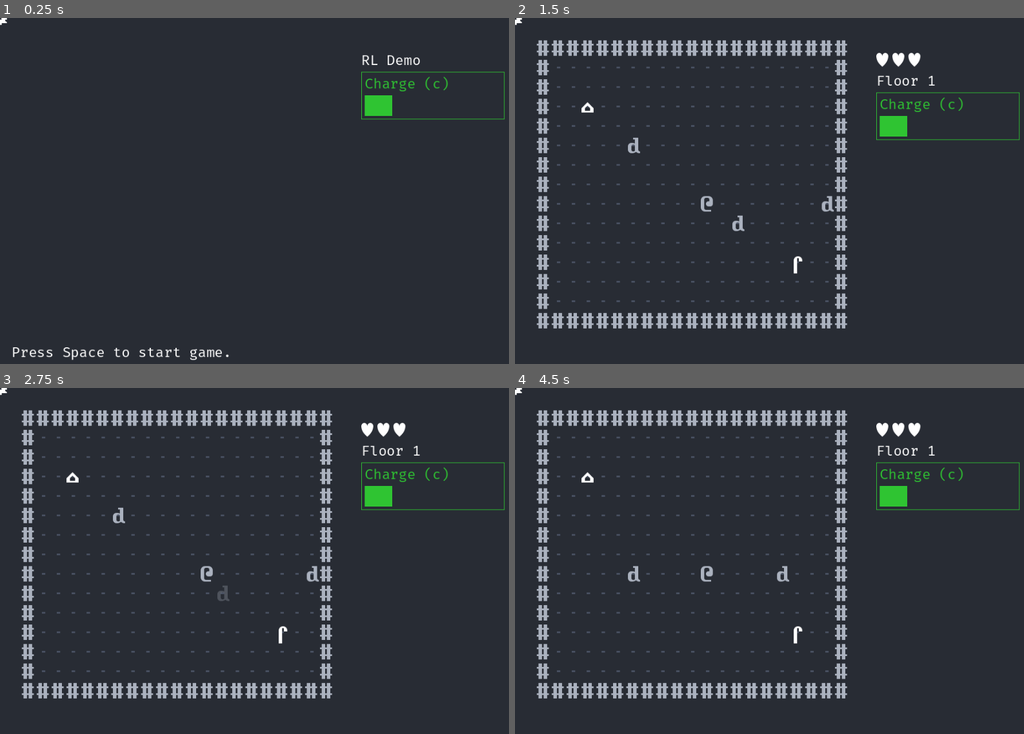
Above: before the commit, frames 1-4 (two rows, left to right).
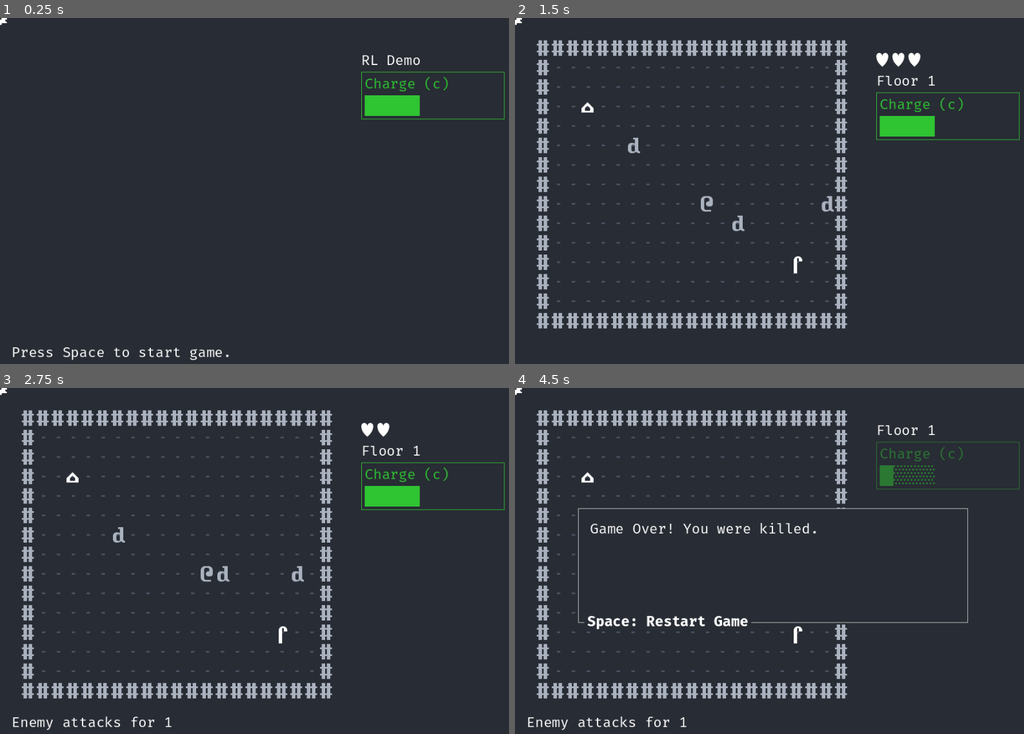
Above: after the commit, the same moments.

Repository: dave470003/froxis
Game: Godot game, scene res://scene/main/MainScene.tscn
Same seed, same stepped clock (60 frames per second), same inputs: the game is played once before the commit and once after it.
Inputs:
- Up to frame 1 (0.25 s): no input
- Up to frame 2 (1.5 s): tap Space (init_game) at 0.5, 1.25, 1.35 s; hold Right (move_right) 0.53-1.28 s; tap 3 at 0.6 s; hold Down (move_down) from 1.28 s (still down)
- Up to frame 3 (2.75 s): tap 3 at 1.55, 2.1 s; tap Enter at 2 s; release Down (move_down) at 2.03 s; hold Right (move_right) from 2.03 s (still down)
- Up to frame 4 (4.5 s): release Right (move_right) at 2.78 s; hold Up (move_up) 2.78-3.53 s; tap C at 2.85 s; tap 3 at 3.05, 3.8 s; tap Space (init_game) at 3.5 s; hold Left (move_left) from 3.53 s (still down); tap I at 3.6 s; tap Enter at 4.25 s; tap L at 4.35 s

The runs differ from the first frame. In frame 1, 0.3% of the frame differs, in the area x 77-83%, y 22-29%; in frame 2, 0.3%; in frame 3, 1.1%; in frame 4, 4.4%, in the area x 2-100%, y 10-99%.

Commit message:
Implement some skills

Diff:
--- a/library/Skill.gd
+++ b/library/Skill.gd
@@ -3,6 +3,7 @@
 const MainScene := preload("res://scene/main/MainScene.gd")
 
 var _triggerChar: int
+var _initial_cooldown: int
 var _cooldown: int
 var _cooldown_remaining: int = 0
 var _is_skill_unlocked: bool = false
@@ -23,6 +24,7 @@
 
 # Called when the node enters the scene tree for the first time.
 func _ready():
+	_cooldown = _initial_cooldown
 	_is_skill_unlocked = _is_skill_unlocked_at_start
 	if !_is_skill_unlocked:
 		visible = false
@@ -30,6 +32,7 @@
 
 func reset():
 	_cooldown_remaining = 0
+	_cooldown = _initial_cooldown
 	_is_skill_unlocked = _is_skill_unlocked_at_start
 	_is_skill_primed = false
 
@@ -112,3 +115,8 @@
 		cooldown_parent_node.add_child(empty_charge_node)
 		empty_charge_node.position = Vector2(xpos, 0)
 		xpos = xpos + 24
+
+func reduce_cooldown():
+	_cooldown = _cooldown - 1
+	if _cooldown_remaining > 0:
+		_cooldown_remaining = _cooldown_remaining - 1
--- a/library/Skills.gd
+++ b/library/Skills.gd
@@ -172,7 +172,7 @@
 	SKILL_ATTACK_2: {
 		"id": 24,
 		"key": SKILL_ATTACK_2,
-		"description": "The player deals 2 damage on attacking.",
+		"description": "The player deals two damage on attacking.",
 		"dependency": 23
 	},
 	SKILL_ATTACK_3: {
@@ -184,7 +184,7 @@
 	SKILL_TELEPORT_1: {
 		"id": 26,
 		"key": SKILL_TELEPORT_1,
-		"description": "Teleporting now deals damage to all enemies within 2 spaces of arrival",
+		"description": "Teleporting now deals damage to all enemies within two spaces of arrival",
 		"dependency": null
 	},
 	SKILL_TELEPORT_2: {
--- a/scene/gui/Charge.gd
+++ b/scene/gui/Charge.gd
@@ -2,6 +2,6 @@
 
 func _ready():
 	_triggerChar = KEY_C
-	_cooldown = 2
+	_initial_cooldown = 4
 	_is_skill_unlocked_at_start = true
 	super()
--- a/scene/gui/Invisibility.gd
+++ b/scene/gui/Invisibility.gd
@@ -2,5 +2,5 @@
 
 func _ready():
 	_triggerChar = KEY_I
-	_cooldown = 8
+	_initial_cooldown = 8
 	super()
--- a/scene/gui/Popup.tscn
+++ b/scene/gui/Popup.tscn
@@ -11,7 +11,7 @@
 border_width_bottom = 1
 
 [node name="Popup" type="PanelContainer"]
-custom_minimum_size = Vector2(480, 200)
+custom_minimum_size = Vector2(680, 200)
 size_flags_horizontal = 4
 size_flags_vertical = 4
 theme_override_styles/panel = SubResource("StyleBoxFlat_bgjln")
--- a/scene/gui/Shuriken.gd
+++ b/scene/gui/Shuriken.gd
@@ -2,5 +2,5 @@
 
 func _ready():
 	_triggerChar = KEY_S
-	_cooldown = 4
+	_initial_cooldown = 7
 	super()
--- a/scene/gui/Trap.gd
+++ b/scene/gui/Trap.gd
@@ -2,5 +2,5 @@
 
 func _ready():
 	_triggerChar = KEY_L
-	_cooldown = 4
+	_initial_cooldown = 6
 	super()
--- a/scene/main/DungeonBoard.gd
+++ b/scene/main/DungeonBoard.gd
@@ -91,9 +91,9 @@
 		x: int, y: int) -> void:
 	_sprite_dict[group_name][x][y] = null
 
-func _get_closest_enemy(x, y):
+func _get_closest_enemy_in_range(x, y, range):
 	var enemy = null
-	var dist = 3;
+	var dist = range;
 	for i in range(0, _new_DungeonSize.MAX_X):
 		for j in range(0, _new_DungeonSize.MAX_Y):
 			if _sprite_dict[_new_GroupName.DWARF][i][j] is Sprite2D:
--- a/scene/main/MainScene.gd
+++ b/scene/main/MainScene.gd
@@ -125,6 +125,11 @@
 		PC
 	],
 	[
+		"turn_visible", "_on_PCAttack_turn_visible",
+		PC_ATTACK,
+		PC
+	],
+	[
 		"visit_shrine", "_on_PCMove_visit_shrine",
 		PC_MOVE,
 		MAIN_SCENE
@@ -141,6 +146,11 @@
 	],
 	[
 		"learn_invisibility", "_on_Shop_learn_invisibility",
+		SHOP,
+		SIDEBAR
+	],
+	[
+		"reduce_skill_cooldown", "_on_Shop_reduce_skill_cooldown",
 		SHOP,
 		SIDEBAR
 	],
@@ -180,15 +190,16 @@
 	[
 		"_ref_Shop",
 		SHOP,
-		MAIN_SCENE,
+		MAIN_SCENE, PC_MOVE, PC_ATTACK
 	],
 ]
 
 const Shop := preload("res://scene/main/Shop.gd")
 
 @onready var popup := preload("res://scene/gui/Popup.tscn") as PackedScene
+
+var _new_Skills := preload("res://library/Skills.gd").new()
 var _game_paused = false
-
 var _ref_Shop: Shop
 
 # Called every frame. 'delta' is the elapsed time since the previous frame.
@@ -232,12 +243,12 @@
 	var gui_node = get_node("MainGUI")
 	var available_boons = _ref_Shop._available_skills.slice(0, 3)
 	gui_node.add_child(popup_node)
-	popup_node.setup(
-		"You come across a mysterious shrine.
+	var initial_text = "You come across a mysterious shrine.
 		It grants you one of the following boons:
 		1: {0}
-		2: {1}".format([available_boons[0].description, available_boons[1].description]),
-		[
+		2: {1}"
+	var format_array = [available_boons[0].description, available_boons[1].description]
+	var options = [
 			[
 				KEY_1,
 				"1: Option 1",
@@ -251,7 +262,17 @@
 				[available_boons[1].key]
 			]
 		]
-	)
+	if _ref_Shop.has_skill(_new_Skills.SKILL_GET_AMULET):
+		initial_text = initial_text + "
+		3: {2}"
+		format_array.append(available_boons[2].description)
+		options.append([
+			KEY_3,
+			"3: Option 3",
+			Callable(self, "purchase_skill"),
+			[available_boons[2].key]
+		])
+	popup_node.setup(initial_text.format(format_array), options)
 
 func purchase_skill(skill_name: String):
 	_ref_Shop.purchase_skill(skill_name)
--- a/scene/main/PCAttack.gd
+++ b/scene/main/PCAttack.gd
@@ -3,13 +3,17 @@
 const DungeonBoard := preload("res://scene/main/DungeonBoard.gd")
 const RemoveObject := preload("res://scene/main/RemoveObject.gd")
 const Schedule := preload("res://scene/main/Schedule.gd")
+const Shop := preload("res://scene/main/Shop.gd")
 
 var _new_Colours := preload("res://library/Colours.gd").new()
+var _new_Skills := preload("res://library/Skills.gd").new()
 var _ref_DungeonBoard: DungeonBoard
 var _ref_RemoveObject: RemoveObject
 var _ref_Schedule: Schedule
+var _ref_Shop: Shop
 
 signal pc_attacked
+signal turn_visible
 
 # Called when the node enters the scene tree for the first time.
 func _ready():
@@ -26,6 +30,10 @@
 	var sprite = _ref_DungeonBoard.get_sprite(group_name, x, y)
 	await _animate_sprite_injury(sprite)
 	await _ref_RemoveObject.remove(group_name, x, y)
+	if !_ref_Shop.has_skill(_new_Skills.SKILL_INVISIBILITY_4):
+		var _pc = _ref_Schedule.get_pc()
+		#remove bad code
+		_pc._on_PCAttack_turn_visible()
 	pc_attacked.emit("You killed the dwarf.")
 
 func _animate_sprite_injury(sprite: Sprite2D):
--- a/scene/main/PCMove.gd
+++ b/scene/main/PCMove.gd
@@ -4,6 +4,7 @@
 const DungeonBoard := preload("res://scene/main/DungeonBoard.gd")
 const MainScene := preload("res://scene/main/MainScene.gd")
 const InitLevel := preload("res://scene/main/InitLevel.gd")
+const Shop := preload("res://scene/main/Shop.gd")
 const PC_ATTACK: String = "PCAttack"
 
 @onready var trap := preload("res://sprite/Trap.tscn") as PackedScene
@@ -11,11 +12,13 @@
 var _new_InputName := preload("res://library/InputName.gd").new()
 var _new_ConvertCoord := preload("res://library/ConvertCoord.gd").new()
 var _new_GroupName := preload("res://library/GroupName.gd").new()
+var _new_Skills := preload("res://library/Skills.gd").new()
 
 var _ref_Schedule: Schedule
 var _ref_DungeonBoard: DungeonBoard
 var _ref_MainScene: MainScene
 var _ref_InitLevel: InitLevel
+var _ref_Shop: Shop
 var _pc: Sprite2D
 var _trigger_next_level: bool = false
 var _is_charge_primed: bool = false
@@ -78,6 +81,8 @@
 
 	if _is_charge_primed:
 		distance = 2
+		if _ref_Shop.has_skill(_new_Skills.SKILL_CHARGE_3):
+			distance = 3
 
 	if _is_move_input(event):
 		if event.is_action_pressed(_new_InputName.MOVE_LEFT) && !event.is_echo():
@@ -97,7 +102,10 @@
 		lay_trap(x, y)
 
 	if _is_invisibility_primed:
-		_pc.turn_invisible(3)
+		var invisibility_turns = 3
+		if _ref_Shop.has_skill(_new_Skills.SKILL_INVISIBILITY_2):
+			invisibility_turns = 4
+		_pc.turn_invisible(invisibility_turns)
 
 	await _try_move(x, y, distance, dir)
 	await _after_move()
@@ -175,20 +183,37 @@
 	var y: int = source[1]
 
 	var slash_radius = 1
-	if _is_charge_primed:
+	if _ref_Shop.has_skill(_new_Skills.SKILL_ATTACK_1):
 		slash_radius = 2
-	# after moving PC tries to attack dwarves in range
+		# after moving PC tries to attack dwarves in range in circular arc
 	for a in range(x - slash_radius, x + slash_radius + 1):
 		for b in range(y - slash_radius, y + slash_radius + 1):
 			if _ref_DungeonBoard.has_sprite(_new_GroupName.DWARF, a, b):
-				await get_node(PC_ATTACK).attack(_new_GroupName.DWARF, a, b)
+				if (abs(x - a) + abs(y - b)) <= slash_radius:
+					await get_node(PC_ATTACK).attack(_new_GroupName.DWARF, a, b)
+
+	if _is_charge_primed and _ref_Shop.has_skill(_new_Skills.SKILL_CHARGE_1):
+		var stomp_radius = 2
+		if _ref_Shop.has_skill(_new_Skills.SKILL_CHARGE_4):
+			stomp_radius = 3
+		for a in range(x - stomp_radius, x + stomp_radius + 1):
+			for b in range(y - stomp_radius, y + stomp_radius + 1):
+				if _ref_DungeonBoard.has_sprite(_new_GroupName.DWARF, a, b):
+					await get_node(PC_ATTACK).attack(_new_GroupName.DWARF, a, b)
 
 	if _is_shuriken_primed:
-		var enemy = _ref_DungeonBoard._get_closest_enemy(x, y)
-		if enemy is Sprite2D:
-			var enemyPos = _new_ConvertCoord.vector_to_array(enemy.position)
-			await get_node(PC_ATTACK).attack(_new_GroupName.DWARF, enemyPos[0], enemyPos[1])
-			pc_moved.emit("Threw Shuriken")
+		var throws = 1
+		if _ref_Shop.has_skill(_new_Skills.SKILL_SHURIKEN_4):
+			throws = 2
+		for i in range(0, throws):
+			var range = 3
+			if _ref_Shop.has_skill(_new_Skills.SKILL_SHURIKEN_2):
+				range = 4
+			var enemy = _ref_DungeonBoard._get_closest_enemy_in_range(x, y, range)
+			if enemy is Sprite2D:
+				var enemyPos = _new_ConvertCoord.vector_to_array(enemy.position)
+				await get_node(PC_ATTACK).attack(_new_GroupName.DWARF, enemyPos[0], enemyPos[1])
+				pc_moved.emit("Threw Shuriken")
 
 	if _ref_DungeonBoard.has_sprite(_new_GroupName.SHRINE, x, y):
 		visit_shrine.emit()
--- a/scene/main/Schedule.gd
+++ b/scene/main/Schedule.gd
@@ -25,7 +25,6 @@
 	elif new_sprite.is_in_group(_new_GroupName.DWARF):
 		_actors.append(new_sprite)
 
-
 func end_turn() -> void:
 	turn_ended.emit(_get_current())
 	_goto_next()
@@ -49,3 +48,6 @@
 
 	_actors.erase(remove_sprite)
 	_pointer = _actors.find(current_sprite)
+
+func get_pc():
+	return _actors[0]
--- a/scene/main/Shop.gd
+++ b/scene/main/Shop.gd
@@ -9,6 +9,7 @@
 signal learn_shuriken()
 signal learn_trap()
 signal learn_invisibility()
+signal reduce_skill_cooldown()
 
 # Called when the node enters the scene tree for the first time.
 func _ready():
@@ -68,6 +69,14 @@
 			learn_invisibility.emit()
 		_new_Skills.SKILL_SHURIKEN_1:
 			learn_shuriken.emit()
+		_new_Skills.SKILL_INVISIBILITY_3:
+			reduce_skill_cooldown.emit("invisibility")
+		_new_Skills.SKILL_CHARGE_2:
+			reduce_skill_cooldown.emit("charge")
+		_new_Skills.SKILL_TRAP_2:
+			reduce_skill_cooldown.emit("trap")
+		_new_Skills.SKILL_SHURIKEN_3:
+			reduce_skill_cooldown.emit("shuriken")
 
 func _on_PCMove_next_level():
 	_is_open = true
--- a/scene/main/SidebarVBoxContainer.gd
+++ b/scene/main/SidebarVBoxContainer.gd
@@ -38,6 +38,17 @@
 func _on_Shop_learn_invisibility():
 	get_node("Skills/InvisibilitySkill").unlock()
 
+func _on_Shop_reduce_skill_cooldown(skill_name: String):
+	match skill_name:
+		"invisibility":
+			get_node("Skills/InvisibilitySkill").reduce_cooldown()
+		"charge":
+			get_node("Skills/ChargeSkill").reduce_cooldown()
+		"trap":
+			get_node("Skills/TrapSkill").reduce_cooldown()
+		"shuriken":
+			get_node("Skills/ShurikenSkill").reduce_cooldown()
+
 func _on_InitLevel_level_started(level: int):
 	_label_help.text = str("Floor ", level)
 
--- a/sprite/PC.gd
+++ b/sprite/PC.gd
@@ -16,13 +16,16 @@
 func _on_PCMove_turn_invisible(turns):
 	turn_invisible(turns)
 
+func _on_PCAttack_turn_visible():
+	_set_is_invisible(false)
+	_invisible_turns = 0
+
 func turn_invisible(turns):
 	_set_is_invisible(true)
 	_invisible_turns = turns
 
 func _on_Schedule_turn_started(current_sprite: Sprite2D) -> void:
 	if current_sprite.is_in_group(_new_GroupName.PC):
-		print('he')
 		if _invisible_turns > 0:
 			_invisible_turns = _invisible_turns - 1
 		if _invisible_turns == 0:
